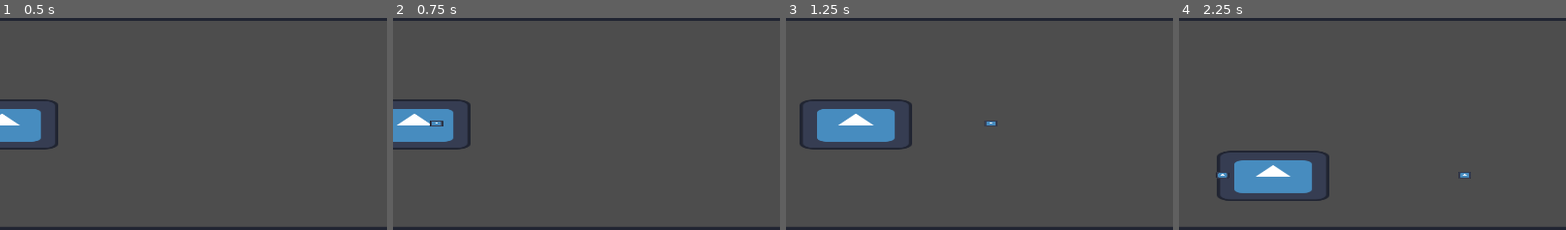
Above: before the commit, frames 1-4 (left to right).
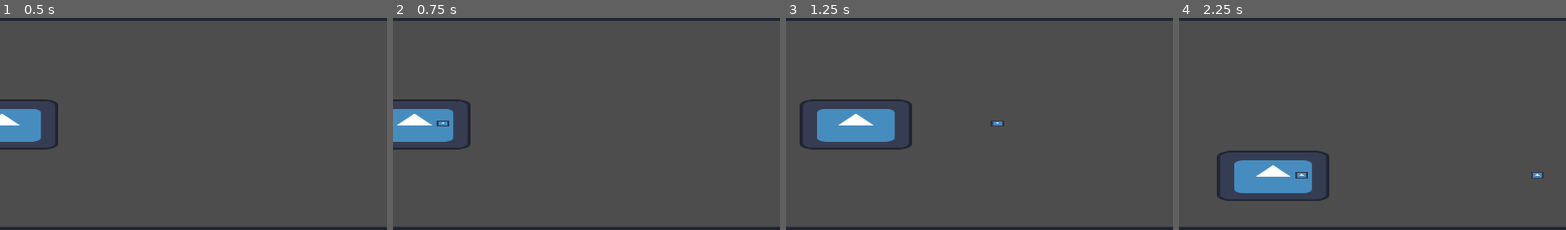
Above: after the commit, the same moments.

Repository: LuisGarrillo/frame-breakers
Game: Godot game, scene res://scenes/level/level.tscn
Two runs of this game, one before a commit and one after it. Both use one fixed random seed, a clock stepped at 60 frames per second and the inputs below. The engine's default icon, where the game draws it, is replaced by a stand-in: a white triangle on a blue panel in a dark square.
Inputs:
- Up to frame 1 (0.5 s): no input
- Up to frame 2 (0.75 s): hold Right (right) from 0.53 s (still down); tap Space (Attack) at 0.6 s
- Up to frame 3 (1.25 s): keep holding Right (right)
- Up to frame 4 (2.25 s): release Right (right) at 1.28 s; hold Down (down) 1.28-2.03 s; tap Space (Attack) at 1.35, 2.1 s; hold Right (right) from 2.03 s (still down)
The pictures show only the part of the screen within x 50-100%, y 25-75%; the shares and areas given below are measured in that part.

Frame 1 is identical in both runs. In frame 2, less than 0.1% of the frame differs, in the area x 9-15%, y 48-52%; in frame 3, less than 0.1%; in frame 4, 0.3%, in the area x 9-95%, y 72-76%.

Commit message:
Fix projectile position

Diff:
--- a/frame-breakers/scripts/level/level.gd
+++ b/frame-breakers/scripts/level/level.gd
@@ -27,5 +27,5 @@
 func _on_player_add_projectile() -> void:
 	var new_projectile = PLAYER_PROJECTILE.instantiate()
 	projectiles_holder.add_child(new_projectile)
-	new_projectile.position.y = player.position.y
+	new_projectile.position = player.position
 	new_projectile.set_up("Ally", 1)
Not shown: 1 places in frame-breakers/scenes/level/level.tscn that only renumber resources
